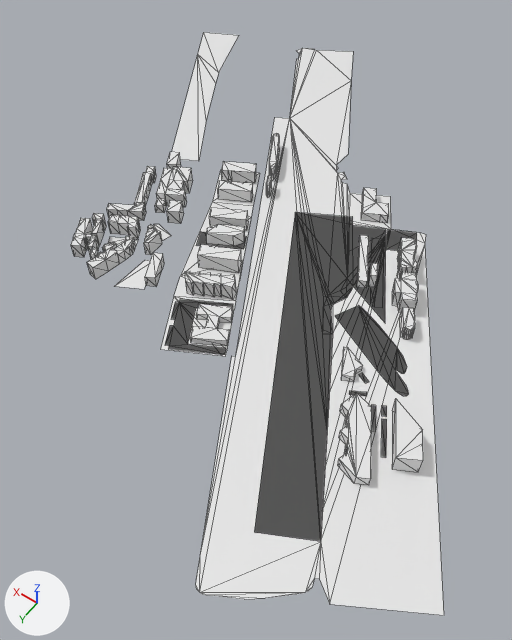
Two versions of the glTF model neuerHafen.glb, one commit apart.
Both versions are drawn from a 50 mm lens placed at (-442.0, -67.0, 619.0), pointed at (-134.0, -498.0, -58.0). The axes (+X, +Y, +Z) are drawn at lower left. The lights are the same throughout. Mesh edges are drawn as thin lines. Vertices at the same position are counted once.

The first picture shows 'Areas'.
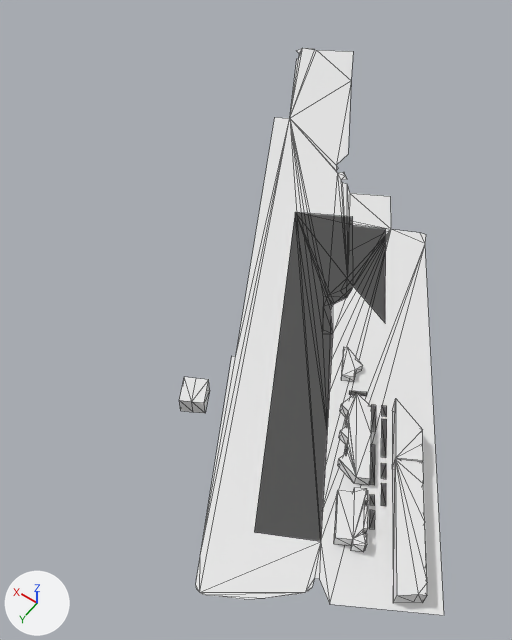
The newer file is also turned or shifted as a whole; pictures and numbers use the older file's frame.

Where the change shows, as pixel boxes (x1, y1, x2, y2) in the pictures (512 x 640 px):
'Areas', reshaped (29% narrower)
    before: (71, 32, 444, 615)
    after: (179, 48, 444, 615)
part 1 of me_areas, added
    after: (370, 444, 375, 485)
part 2 of me_areas, added
    after: (334, 488, 368, 552)
part 3 of me_areas, deleted
    before: (71, 32, 419, 396)
part 4 of me_areas, added
    after: (369, 459, 427, 603)
part 5 of me_areas, added
    after: (179, 377, 210, 413)

Diff of the bpy script that builds the scene:
```diff
--- a/neuerHafen.glb.py
+++ b/neuerHafen.glb.py
@@ me_areas @@
 # used by ob_areas; location = (0.0, 0.0, 0.0)
 # verts and faces of me_areas; kept vertices keep their numbers, new ones are numbered from 888
-me_areas.from_pydata(...)  # 888 vertices, 1240 faces; spans x -470.0..252.0, y -985.0..-194.0, z 0.0..24.0
+me_areas.from_pydata(...)  # 253 vertices, 312 faces; spans x -470.0..100.0, y -985.0..-194.0, z 0.0..24.0
+# me_areas part 1: the loose piece of 4 vertices spanning x -360.0..-335.0, y -435.0..-395.0, z 0.0 is copied, and the copy is moved by (-5.0, 31.0, 0.0); it spans x -365.0..-340.0, y -403.0..-364.0, z 0.0
+# me_areas part 2: a new loose piece of 44 vertices spanning x -389.0..-342.0, y -351.0..-296.0, z 0.0..15.0
+# me_areas part 3: 35 loose pieces with 727 vertices, spanning x -343.0..252.0, y -919.0..-369.0, z 0.0..24.0, are deleted
+# me_areas part 4
+# 18 vertices are added at x -451.0..-363.0, y -391.0..-282.0, z 0.0
+# 9 new vertices lie (0.0, 0.0, 21.0) away from vertices in x -451.0..-370.0, y -402.0..-282.0, z 0.0
+# 5 new vertices lie (4.0, 2.0, 0.0) away from vertices in x -386.0..-363.0, y -391.0..-329.0, z 0.0
+# 33 new faces join them
+# me_areas part 5
+verts[904] = (-166.0, -323.0, 0.0)  # pixel (180, 410)
+verts[905] = (-153.0, -347.0, 0.0)
+verts[906] = (-164.0, -353.0, 0.0)
+verts[907] = (-175.0, -359.0, 0.0)  # pixel (209, 390)
+verts[908] = (-188.0, -335.0, 0.0)  # pixel (205, 413)
+verts[909] = (-178.0, -329.0, 0.0)  # pixel (193, 412)
+for new, old in zip([*range(910, 916)], [*range(904, 910)]): verts[new] = verts[old] + (0.0, 0.0, 20.0)
+faces += [(910, 915, 911), (913, 915, 914), (911, 915, 912), (912, 915, 913), (909, 915, 910), (904, 909, 910)]
+faces += [(908, 914, 915), (908, 915, 909), (907, 913, 914), (907, 914, 908), (906, 912, 913), (906, 913, 907)]
+faces += [(905, 911, 912), (905, 912, 906), (904, 910, 911), (904, 911, 905)]
```
